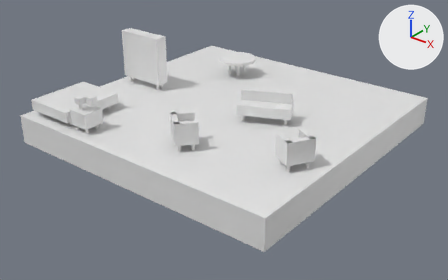
One commit to the Blender file assets/map_room1.blend: the scene before it, then after it.
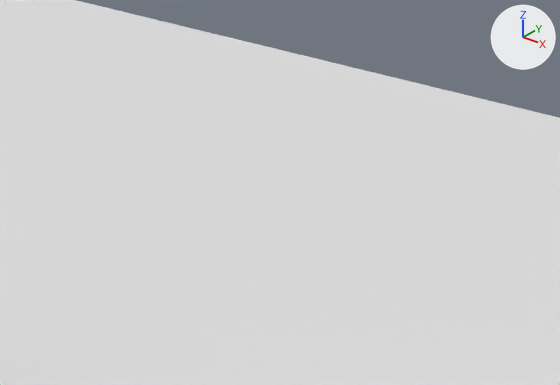
The first picture shows the older version from a 50 mm camera at (12.21, -15.63, 8.32) aimed at (0.25, -0.68, -0.95). The close-ups show both versions on the part from 66% to 81% of the width and 24% to 41% of the height of that picture; other places that the commit changed are outside them. The axes (+X, +Y, +Z) are drawn at upper right. The lights are the same throughout.

Names of what the first close-up shows: 'Floor'.
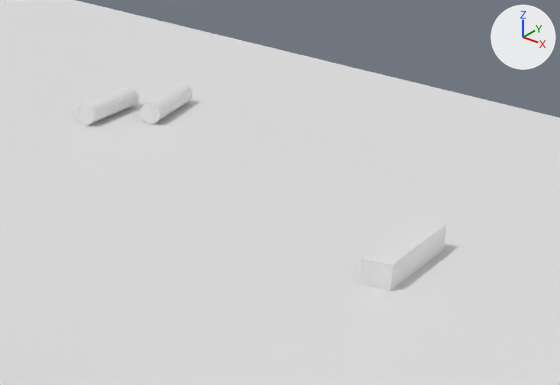
What differs and where, as boxes (x1, y1, x2, y2) in the close-ups (560 x 385 px):
```json
{"object": "Cube.012", "change": "added", "after": [359, 217, 446, 291]}
{"object": "Cylinder.030", "change": "added", "after": [77, 86, 138, 125]}
{"object": "Cylinder.031", "change": "added", "after": [140, 82, 193, 124]}
```

Edits to the scene script, one JSON object a line:
```json
{"op": "add", "block": "me_cube_014", "code": ["me_cube_014 = bpy.data.meshes.new('Cube.014')", "me_cube_014.from_pydata(...)  # a box spanning x -0.5..0.5, y -0.5..0.5, z -0.5..0.5"]}
{"op": "add", "block": "ob_cylinder_031", "code": ["ob_cylinder_031 = bpy.data.objects.new('Cylinder.031', me_cylinder_032.copy())  # the mesh of ob_cylinder_028", "ob_cylinder_031.location = (1.0, 3.9, 0.05)", "ob_cylinder_031.rotation_euler = (1.571, 0.0, 0.0873)  # degrees (90, 0, 5)", "ob_cylinder_031.scale = (0.1, 0.1, 0.348)"]}
{"op": "add", "block": "ob_cylinder_030", "code": ["ob_cylinder_030 = bpy.data.objects.new('Cylinder.030', me_cylinder_032.copy())  # the mesh of ob_cylinder_028", "ob_cylinder_030.location = (0.8, 3.7, 0.05)", "ob_cylinder_030.rotation_euler = (1.571, 0.0, -0.0873)  # degrees (90, 0, -5)", "ob_cylinder_030.scale = (0.1, 0.1, 0.348)"]}
{"op": "add", "block": "ob_cube_012", "code": ["ob_cube_012 = bpy.data.objects.new('Cube.012', me_cube_014)", "ob_cube_012.location = (2.8, 2.9, 0.0)", "ob_cube_012.rotation_euler = (0.0, 0.0, -1.484)  # degrees (0, 0, -85)", "ob_cube_012.scale = (0.576, 0.144, 0.24)"]}
```
